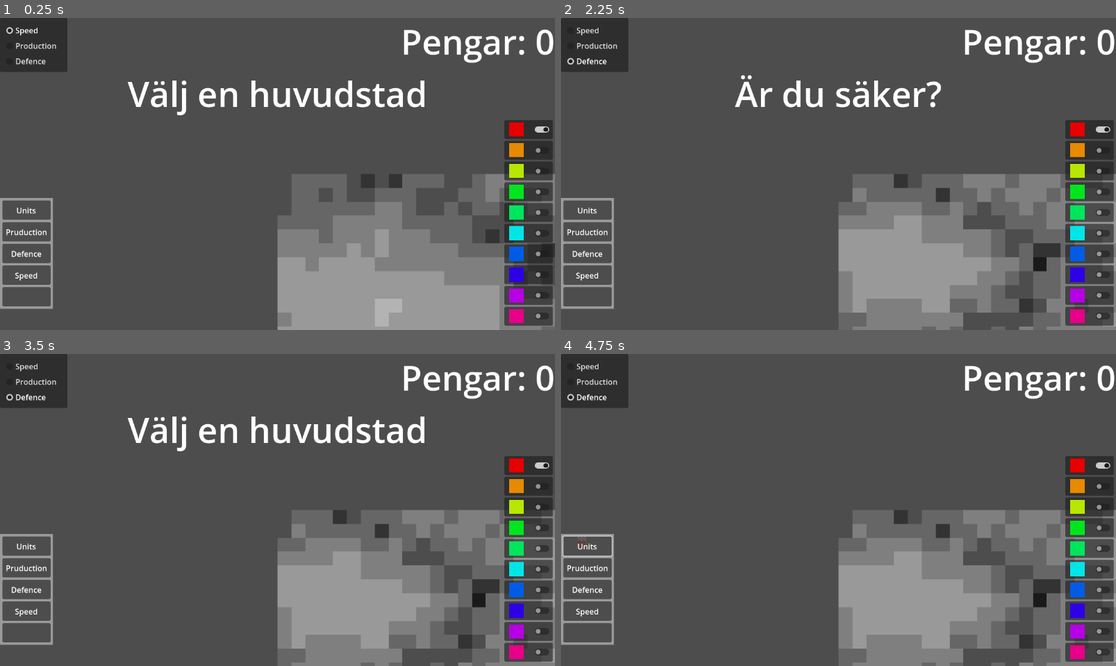
Above: before the commit, frames 1-4 (two rows, left to right).
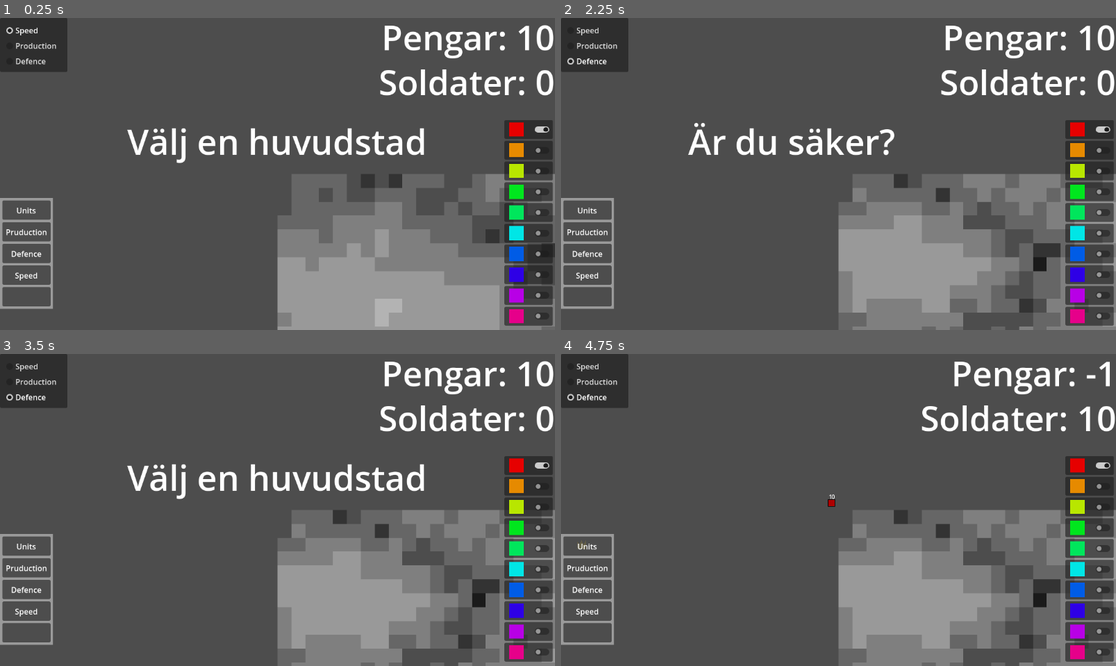
Above: after the commit, the same moments.

Repository: Kasperuz/Stratergi-Spel
Game: Godot game, scene res://Game World.tscn
The game is run twice, just before and just after one commit, with the same random seed, the same clock (stepped at 60 frames per second) and the same inputs.
Inputs (mouse positions are in pixels of both pictures, inside the frame that each line leads up to):
- Up to frame 1 (0.25 s): no input
- Up to frame 2 (2.25 s): click "Speed" at 0.5 s; click "Production" at 1.25 s; click "Defence" at 2 s
- Up to frame 3 (3.5 s): click (543, 466) at 2.77 s
- Up to frame 4 (4.75 s): click (588, 547) at 3.52 s; click (588, 547) at 4.27 s

The runs differ from the first frame. In frame 1, 5.5% of the frame differs, in the area x 22-100%, y 2-47%; in frame 2, 4.5%; in frame 3, 5.5%; in frame 4, 2.4%.

Commit message:
1.0

Diff:
--- a/Game World.gd
+++ b/Game World.gd
@@ -7,7 +7,8 @@
 
 # Called every frame. 'delta' is the elapsed time since the previous frame.
 func _process(delta):
-	if antal_click != -1:
+	if $"Map-Information".huvudstäder[$"CanvasLayer/Lag välgare".lag] == Vector2i(-1,-1):
+		$CanvasLayer/Label.visible = true
 		if Input.is_action_just_pressed("Left click"):
 			antal_click += 1
 			$CanvasLayer/Label.text = "Är du säker?"
@@ -20,7 +21,9 @@
 					var instance = krona.instantiate()
 					instance.set_position($TileMap.map_to_local(huvudstadsPosition))
 					add_child(instance)
-
+					$"Map-Information".land[huvudstadsPosition.x][huvudstadsPosition.y] = $"CanvasLayer/Lag välgare".lag
+					$"Map-Information".production[huvudstadsPosition.x][huvudstadsPosition.y] += 100
+					$"Map-Information".updateTileMap()
 				else:
 					antal_click = 0
 					$CanvasLayer/Label.text = "Välj en huvudstad"
--- a/Game World.tscn
+++ b/Game World.tscn
@@ -10,6 +10,7 @@
 [ext_resource type="PackedScene" uid="uid://cj72e66icfi2m" path="res://selector.tscn" id="6_738ul"]
 [ext_resource type="PackedScene" uid="uid://dsu47wmi2sb5n" path="res://byggare.tscn" id="6_jcc8l"]
 [ext_resource type="PackedScene" uid="uid://buyts12hlcsmy" path="res://pengar.tscn" id="7_e3xbi"]
+[ext_resource type="PackedScene" uid="uid://tckjbu3ktf7k" path="res://Soldater.tscn" id="9_lkkbn"]
 [ext_resource type="Script" path="res://Pruduktion.gd" id="9_rppaa"]
 
 [sub_resource type="TileSetAtlasSource" id="TileSetAtlasSource_xlxqf"]
@@ -183,6 +184,8 @@
 [node name="Byggare" parent="CanvasLayer" instance=ExtResource("6_jcc8l")]
 
 [node name="Pengar" parent="CanvasLayer" instance=ExtResource("7_e3xbi")]
+offset_top = -9.0
+offset_bottom = -9.0
 
 [node name="Label" type="Label" parent="CanvasLayer"]
 anchors_preset = 8
@@ -190,15 +193,19 @@
 anchor_top = 0.5
 anchor_right = 0.5
 anchor_bottom = 0.5
-offset_left = -57.5
-offset_top = -180.0
-offset_right = 57.5
-offset_bottom = -154.0
+offset_left = -312.0
+offset_top = -117.0
+offset_right = 312.0
+offset_bottom = -15.0
 grow_horizontal = 2
 grow_vertical = 2
 theme_override_font_sizes/font_size = 72
 text = "Välj en huvudstad"
 
+[node name="Soldater" parent="CanvasLayer" instance=ExtResource("9_lkkbn")]
+offset_top = 84.0
+offset_bottom = 84.0
+
 [node name="Unit Maneger" type="Node" parent="."]
 script = ExtResource("5_pgmje")
 
--- a/Map/Map-Information.gd
+++ b/Map/Map-Information.gd
@@ -24,6 +24,7 @@
 # Called when the node enters the scene tree for the first time.
 func _ready():
 	huvudstäder.resize($"../CanvasLayer/Lag välgare".antal_lag)
+	huvudstäder.fill(Vector2i(-1,-1))
 	rng.randomize()
 	for x in range(size.x):
 		speed.append([])
@@ -43,9 +44,15 @@
 			var tempCordinate: int
 			if $"../CanvasLayer/Map mode ui".mapMode == mapModes.speed:
 				tempCordinate = floor(speed[x][y] * 10)
+				if (tempCordinate > 10):
+					tempCordinate = 10
 			elif $"../CanvasLayer/Map mode ui".mapMode == mapModes.production:
 				tempCordinate = floor(production[x][y] * 10)
+				if (tempCordinate > 10):
+					tempCordinate = 0
 			elif $"../CanvasLayer/Map mode ui".mapMode == mapModes.defence:
 				tempCordinate = floor(defence[x][y] * 10)
+				if (tempCordinate > 10):
+					tempCordinate = 10
 
 			tileMap.set_cell(0, Vector2i(x,y), 0, Vector2i(land[x][y], tempCordinate))
--- a/Pruduktion.gd
+++ b/Pruduktion.gd
@@ -4,12 +4,21 @@
 
 func _ready():
 	pengar.resize($"../CanvasLayer/Lag välgare".antal_lag)
-	pengar.fill(0)
+	pengar.fill(10)
 
 func _on_timeout():
 	start(1.0)
+	$"../Unit Maneger".antalGubbar.fill(0)
+	for i in range(len($"../Unit Maneger".sizes)):
+		$"../Unit Maneger".antalGubbar[$"../Unit Maneger".colors[i]] += $"../Unit Maneger".sizes[i]
 	for x in range($"../Map-Information".size.x):
 		for y in range($"../Map-Information".size.y):
 			if !$"../Map-Information".land[x][y] == 0:
-				pengar[$"../Map-Information".land[x][y]-1] += $"../Map-Information".production[x][y]
-	$"../CanvasLayer/Pengar/Label".text = "Pengar: "+str(floor(pengar[$"../CanvasLayer/Lag välgare".lag-1]))
+				pengar[$"../Map-Information".land[x][y]] += $"../Map-Information".production[x][y] * 0.01
+				update()
+	print("Pengar: ",pengar," AntalGubbar: ",$"../Unit Maneger".antalGubbar)
+	for i in range(0,$"../CanvasLayer/Lag välgare".antal_lag):
+		pengar[i] -= ($"../Unit Maneger".antalGubbar[i] / 10)
+
+func update():
+	$"../CanvasLayer/Pengar/Label".text = "Pengar: "+str(floor(pengar[$"../CanvasLayer/Lag välgare".lag]))
--- a/Selector.gd
+++ b/Selector.gd
@@ -20,7 +20,7 @@
 		$ColorRect.scale = Vector2(get_global_mouse_position().x-start_pos.x,get_global_mouse_position().y-start_pos.y)
 		selected = []
 		for i in get_overlapping_areas():
-			if i.get_parent().color + 1 == $"../CanvasLayer/Lag välgare".lag:
+			if i.get_parent().color == $"../CanvasLayer/Lag välgare".lag:
 				selected.append(i.get_parent().index)
 	else:
 		visible = false
--- /dev/null
+++ b/Soldater.tscn
@@ -0,0 +1,19 @@
+[gd_scene format=3 uid="uid://tckjbu3ktf7k"]
+
+[node name="Soldater" type="Control"]
+layout_mode = 3
+anchors_preset = 1
+anchor_left = 1.0
+anchor_right = 1.0
+grow_horizontal = 0
+
+[node name="Label" type="Label" parent="."]
+layout_mode = 1
+anchors_preset = 1
+anchor_left = 1.0
+anchor_right = 1.0
+offset_left = -320.0
+offset_bottom = 100.0
+grow_horizontal = 0
+theme_override_font_sizes/font_size = 71
+text = "Soldater: 0"
--- a/Ui/lag väljare/lag_välgare.gd
+++ b/Ui/lag väljare/lag_välgare.gd
@@ -1,10 +1,11 @@
 extends Control
 
 var lag := 1
-const antal_lag := 10
+const antal_lag := 11
 # Called every frame. 'delta' is the elapsed time since the previous frame.
 func _process(delta):
-	for i in range(1,antal_lag+1):
+	for i in range(1,antal_lag):
 		if get_node("BoxContainer/"+str(i)+"/VSeparator/CheckButton").button_pressed:
 			lag = i
+			$"../../Pruduktion".update()
 			break
--- a/Unit/Unit Maneger.gd
+++ b/Unit/Unit Maneger.gd
@@ -12,8 +12,10 @@
 var sizes: Array
 var schedules: Array
 var scheduleTimers: Array
+var antalGubbar: Array
 
 func ta_bort_gubbe(gubbe: int):
+
 	nodes[gubbe].queue_free()
 #	arrows[gubbe].queue_free()
 
@@ -35,6 +37,7 @@
 		if nodes[i].index > gubbe:
 			nodes[i].index -= 1
 func newUnit(position: Vector2i,color,size):
+
 	nodes.append(null)
 	nodes[len(nodes)-1] = unit.instantiate()
 	$"..".add_child.call_deferred(nodes[len(nodes)-1])
@@ -47,7 +50,7 @@
 	positions.append(position)
 
 	colors.append(color)
-	nodes[len(nodes)-1].color = color-1
+	nodes[len(nodes)-1].color = color
 	sizes.append(size)
 
 	schedules.append([])
@@ -76,6 +79,7 @@
 
 # Called every frame. 'delta' is the elapsed time since the previous frame.
 func _process(delta):
+	$"../CanvasLayer/Soldater/Label".text = "Soldater: "+ str(antalGubbar[$"../CanvasLayer/Lag välgare".lag])
 	for i in range(len(nodes)):
 
 		nodes[i].size = sizes[i]
@@ -124,11 +128,5 @@
 		if sizes[i] < 1:
 			ta_bort_gubbe(i)
 func _ready():
-#	newUnit(Vector2i(0,0),1,300)
-#	setSchedule(0,[
-#				Vector2i(20,0)])
-#
-#	newUnit(Vector2i(30,0),2,3000)
-#	setSchedule(1,[
-#				Vector2i(10,0)])
-	pass
+	antalGubbar.resize($"../CanvasLayer/Lag välgare".antal_lag)
+	antalGubbar.fill(0)
--- a/Unit/Unit.gd
+++ b/Unit/Unit.gd
@@ -6,7 +6,7 @@
 
 # Called when the node enters the scene tree for the first time.
 func _ready():
-	$Sprite2D.region_rect.position.x = 32 * color
+	$Sprite2D.region_rect.position.x = 32 * (color -1)
 func _process(delta):
 	if size < 1000:
 		$Label.text = str(size)
--- a/byggare.gd
+++ b/byggare.gd
@@ -1,18 +1,13 @@
 extends Control
 
-enum lägen{ inget = 0, gubbar = 1, pruduktion = 2, försvar = 3, hastighet = 4}
+enum lägen{ inget = 0, pruduktion = 1, försvar = 2, hastighet = 3}
 
 var läge := lägen.inget
 
 # Called every frame. 'delta' is the elapsed time since the previous frame.
 func _process(delta):
 	if läge > lägen.inget:
-		if läge == lägen.gubbar and Input.is_action_just_pressed("Left click"):
-			$"../../Unit Maneger".newUnit($"../../TileMap".local_to_map($"../../TileMap".get_local_mouse_position()),$"../Lag välgare".lag,100)
-
-
-func _on_gubbar_check_button_pressed():
-	läge = lägen.gubbar
+		pass
 
 
 func _on_pruducton_check_button_pressed():
@@ -29,3 +24,11 @@
 
 func _on_check_button_pressed():
 	läge = lägen.inget
+
+
+func _on_gubbar_button_pressed():
+	print($"../../Pruduktion".pengar)
+	if $"../../Pruduktion".pengar[$"../Lag välgare".lag] >= 10:
+		$"../../Unit Maneger".newUnit($"../../Map-Information".huvudstäder[$"../Lag välgare".lag],$"../Lag välgare".lag,10)
+		$"../../Pruduktion".pengar[$"../Lag välgare".lag] -= 10
+		$"../../Pruduktion".update()
--- a/byggare.tscn
+++ b/byggare.tscn
@@ -1,6 +1,16 @@
-[gd_scene load_steps=8 format=3 uid="uid://dsu47wmi2sb5n"]
+[gd_scene load_steps=13 format=3 uid="uid://dsu47wmi2sb5n"]
 
 [ext_resource type="Script" path="res://byggare.gd" id="1_frwt1"]
+
+[sub_resource type="StyleBoxEmpty" id="StyleBoxEmpty_riomn"]
+
+[sub_resource type="StyleBoxEmpty" id="StyleBoxEmpty_yv5el"]
+
+[sub_resource type="StyleBoxEmpty" id="StyleBoxEmpty_gulf5"]
+
+[sub_resource type="StyleBoxEmpty" id="StyleBoxEmpty_proux"]
+
+[sub_resource type="StyleBoxEmpty" id="StyleBoxEmpty_2d8fe"]
 
 [sub_resource type="ImageTexture" id="ImageTexture_pmlfn"]
 
@@ -42,20 +52,6 @@
 offset_right = 105.0
 offset_bottom = 45.0
 
-[node name="GubbarCheckButton" type="CheckButton" parent="ColorRect/Gubbar"]
-layout_mode = 0
-offset_right = 100.0
-offset_bottom = 40.0
-theme_override_icons/checked = SubResource("ImageTexture_pmlfn")
-theme_override_icons/checked_disabled = SubResource("ImageTexture_786g4")
-theme_override_icons/unchecked = SubResource("ImageTexture_myyvn")
-theme_override_icons/unchecked_disabled = SubResource("ImageTexture_tmagq")
-theme_override_icons/checked_mirrored = SubResource("ImageTexture_wl4io")
-theme_override_icons/checked_disabled_mirrored = SubResource("ImageTexture_wl4io")
-theme_override_icons/unchecked_mirrored = SubResource("ImageTexture_wl4io")
-theme_override_icons/unchecked_disabled_mirrored = SubResource("ImageTexture_wl4io")
-button_group = SubResource("ButtonGroup_wboq2")
-
 [node name="Label" type="Label" parent="ColorRect/Gubbar"]
 layout_mode = 1
 anchors_preset = 8
@@ -73,6 +69,16 @@
 horizontal_alignment = 1
 vertical_alignment = 1
 
+[node name="GubbarButton" type="Button" parent="ColorRect/Gubbar"]
+layout_mode = 0
+offset_right = 100.0
+offset_bottom = 40.0
+theme_override_styles/normal = SubResource("StyleBoxEmpty_riomn")
+theme_override_styles/hover = SubResource("StyleBoxEmpty_yv5el")
+theme_override_styles/pressed = SubResource("StyleBoxEmpty_gulf5")
+theme_override_styles/disabled = SubResource("StyleBoxEmpty_proux")
+theme_override_styles/focus = SubResource("StyleBoxEmpty_2d8fe")
+
 [node name="Pruducton" type="Panel" parent="ColorRect"]
 custom_minimum_size = Vector2(100, 40)
 layout_mode = 1
@@ -229,7 +235,7 @@
 horizontal_alignment = 1
 vertical_alignment = 1
 
-[connection signal="pressed" from="ColorRect/Gubbar/GubbarCheckButton" to="." method="_on_gubbar_check_button_pressed"]
+[connection signal="pressed" from="ColorRect/Gubbar/GubbarButton" to="." method="_on_gubbar_button_pressed"]
 [connection signal="pressed" from="ColorRect/Pruducton/PruductonCheckButton" to="." method="_on_pruducton_check_button_pressed"]
 [connection signal="pressed" from="ColorRect/försvar/försvarCheckButton" to="." method="_on_frsvar_check_button_pressed"]
 [connection signal="pressed" from="ColorRect/hastighet/hastighetCheckButton" to="." method="_on_hastighet_check_button_pressed"]
--- a/krona.tscn
+++ b/krona.tscn
@@ -3,6 +3,6 @@
 [node name="Krona" type="Node2D"]
 
 [node name="Polygon2D" type="Polygon2D" parent="."]
-position = Vector2(0, 8)
+position = Vector2(0, 10)
 color = Color(0.721569, 0.623529, 0.196078, 1)
 polygon = PackedVector2Array(10, -20, 5, -10, 0, -20, -5, -10, -10, -20, -10, 0, 10, 0)
Not shown: 1 places in Game World.tscn that only renumber resources
